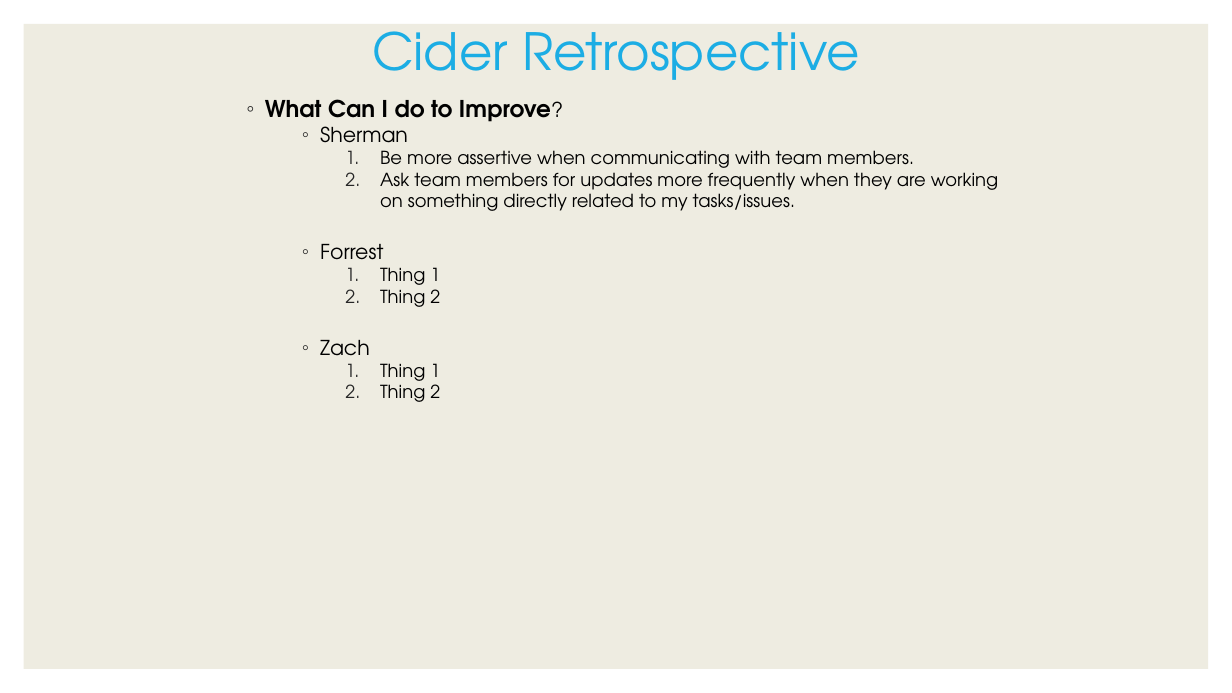
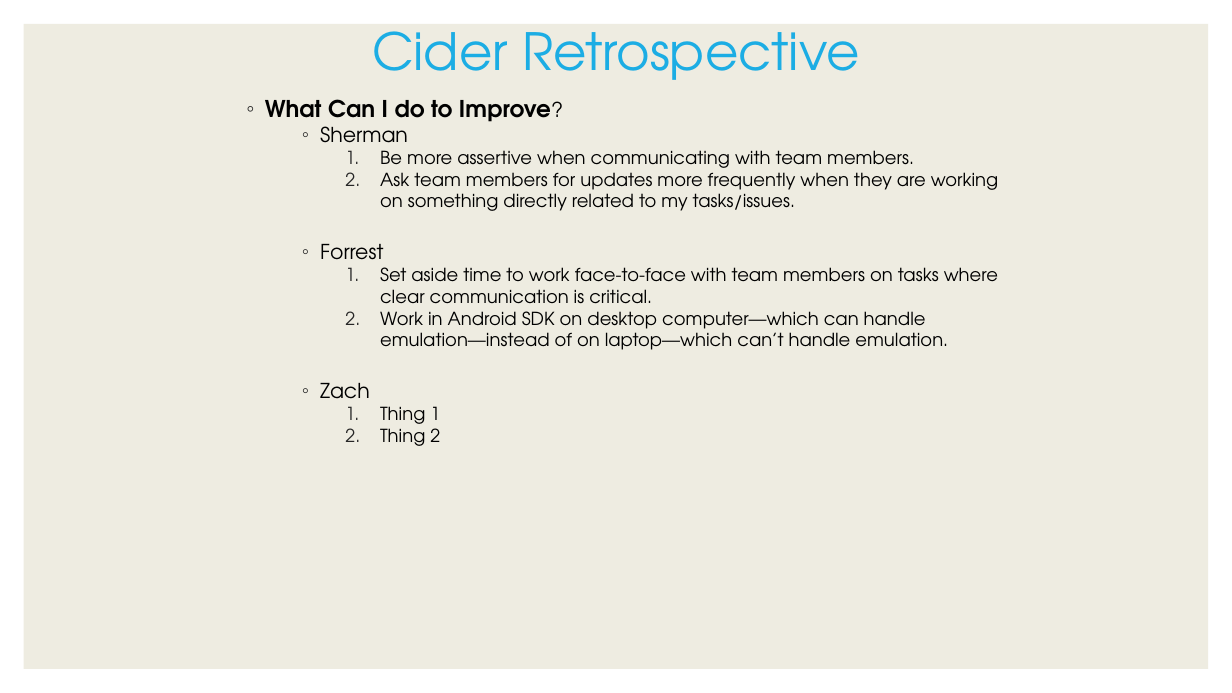
Before and after one commit to CiderCS3398/CS3398-Cider-S2017, a slide deck: slide 2 of Presentations/Final_Retrospective.pptx. Drawn at 1232x693 pixels with LibreOffice and Linux fonts; fonts in the diff are those of the drawing. Boxes give left, top, right and bottom in pixels: in the first picture for what was removed or moved away, otherwise in the second. Text is boxed around its words. In the diff, an @@ line names an element or a change of style, - is before the commit and + after.

Commit message:
Added My Part of Retrospective

```diff
--- a/Presentations/Final_Retrospective.pptx
+++ b/Presentations/Final_Retrospective.pptx
@@ text at (380, 267, 998, 350): text changed @@
-        1. Thing 1
-        2. Thing 2
+        1. Set aside time to work face-to-face with team members on tasks where clear communication is critical.
+        2. Work in Android SDK on desktop computer—which can handle emulation—instead of on laptop—which can’t handle emulation.
```
